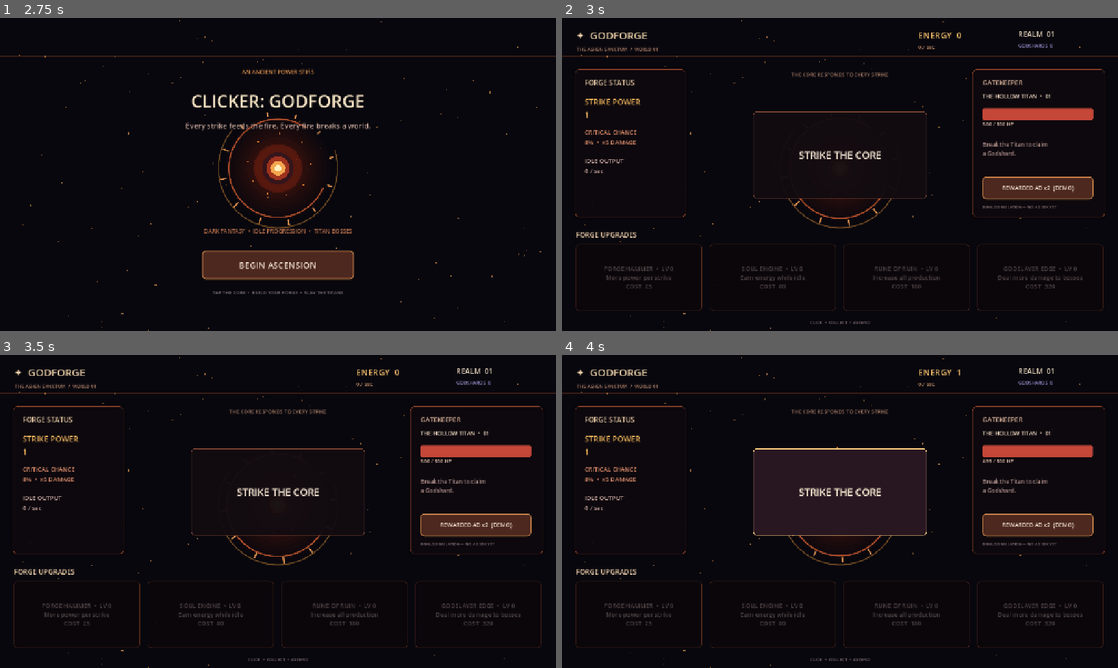
Above: before the commit, frames 1-4 (two rows, left to right).
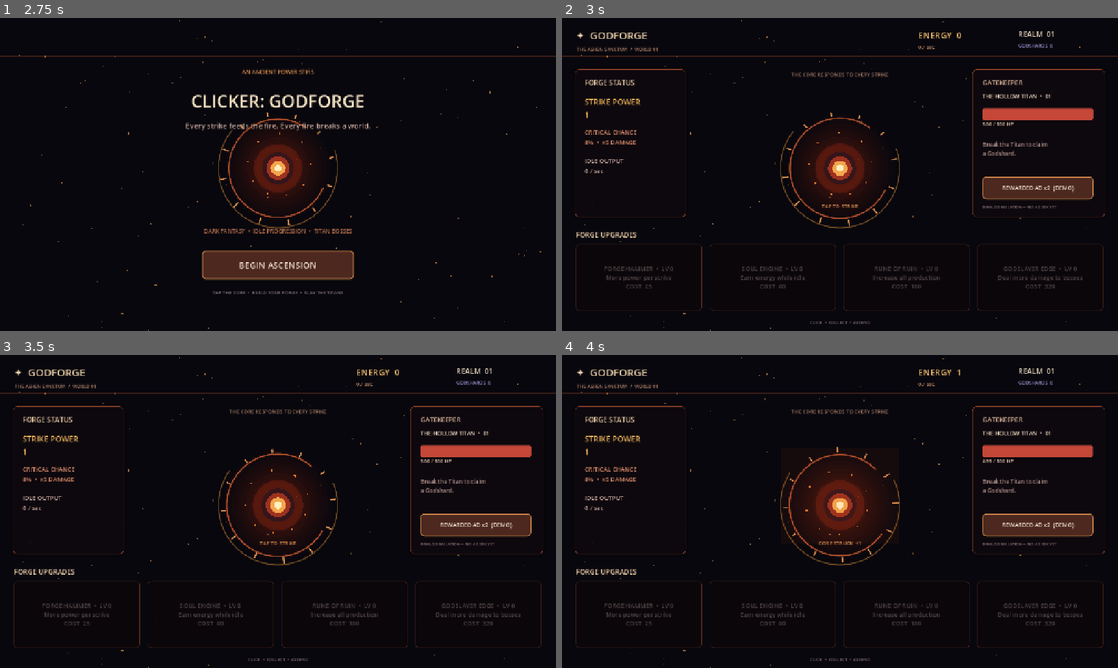
Above: after the commit, the same moments.

Repository: filesgloom-png/CLICKER-GODFORGE-
Game: Godot game, scene res://scenes/main.tscn
Two runs of this game, one before a commit and one after it. Both use one fixed random seed, a clock stepped at 60 frames per second and the inputs below.
Inputs (mouse positions are in pixels of both pictures, inside the frame that each line leads up to; where the layout moved, square brackets give the same spot in the first picture):
- Up to frame 1 (2.75 s): no input
- Up to frame 2 (3 s): click "BEGIN ASCENSION" at 2.75 s
- Up to frame 3 (3.5 s): no input
- Up to frame 4 (4 s): click (840, 495) [840, 492] at 3.5 s

Frame 1 is identical in both runs. In frame 2, 2.0% of the frame differs, in the area x 34-66%, y 29-61%; in frame 3, 2.1%; in frame 4, 4.4%.

Commit message:
Reveal animated core beneath transparent strike control

Diff:
--- a/scripts/game.gd
+++ b/scripts/game.gd
@@ -158,9 +158,21 @@
 	ui_labels["crit"] = _label("CRITICAL CHANCE\n5%", Vector2(52, 250), Vector2(210, 48), 14, Color("#d98a69"))
 	ui_labels["dps"] = _label("IDLE OUTPUT\n0 / sec", Vector2(52, 316), Vector2(210, 48), 14, Color("#c7a7a0"))
 	_label("THE CORE RESPONDS TO EVERY STRIKE", Vector2(310, 118), Vector2(660, 24), 12, Color("#b98a72")).horizontal_alignment = HORIZONTAL_ALIGNMENT_CENTER
-	core_button = _button("STRIKE THE CORE", Vector2(440, 215), Vector2(400, 200), false)
-	core_button.add_theme_font_size_override("font_size", 23)
+	core_button = _button("", Vector2(505, 215), Vector2(270, 220), false)
+	var core_normal := StyleBoxFlat.new()
+	core_normal.bg_color = Color(0, 0, 0, 0)
+	core_normal.border_color = Color(0, 0, 0, 0)
+	core_normal.set_border_width_all(0)
+	var core_hover := core_normal.duplicate() as StyleBoxFlat
+	core_hover.bg_color = Color(0.85, 0.28, 0.08, 0.06)
+	var core_pressed := core_normal.duplicate() as StyleBoxFlat
+	core_pressed.bg_color = Color(1.0, 0.55, 0.18, 0.12)
+	core_button.add_theme_stylebox_override("normal", core_normal)
+	core_button.add_theme_stylebox_override("hover", core_hover)
+	core_button.add_theme_stylebox_override("pressed", core_pressed)
 	core_button.pressed.connect(_strike_core)
+	ui_labels["hit"] = _label("TAP TO STRIKE", Vector2(510, 420), Vector2(260, 25), 12, Color("#d58b4c"))
+	ui_labels["hit"].horizontal_alignment = HORIZONTAL_ALIGNMENT_CENTER
 	_panel(Vector2(945, 118), Vector2(305, 340))
 	_label("GATEKEEPER", Vector2(968, 136), Vector2(250, 24), 15, Color("#dfb89e"))
 	ui_labels["boss"] = _label("THE HOLLOW TITAN", Vector2(968, 168), Vector2(250, 24), 13, Color("#f0d9c2"))
@@ -209,8 +221,9 @@
 		damage *= 5.0
 	energy += damage
 	boss_hp -= damage * boss_damage
-	if core_button != null:
-		core_button.text = "CRITICAL STRIKE!" if critical else "STRIKE THE CORE"
+	if ui_labels.has("hit"):
+		ui_labels["hit"].text = ("CRITICAL HIT!  +" if critical else "CORE STRUCK  +") + _format_number(damage)
+		ui_labels["hit"].add_theme_color_override("font_color", Color("#fff0a3") if critical else Color("#d58b4c"))
 	if boss_hp <= 0.0:
 		boss_stage += 1
 		energy += 250.0 * boss_stage
